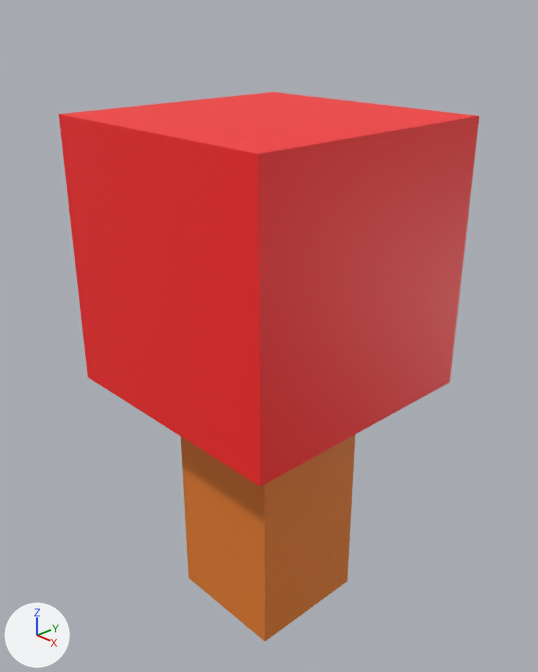
The Blender file assets/models/tingo/Blender/Antenna.blend as it was, and as the next commit left it.
Camera for both pictures: a 50 mm camera at (0.757, -0.71, 0.938) aimed at (-0.005, 0.008, 0.471). Arrows for +X, +Y and +Z are at lower left; the lights stay in place. The first picture is the older version.
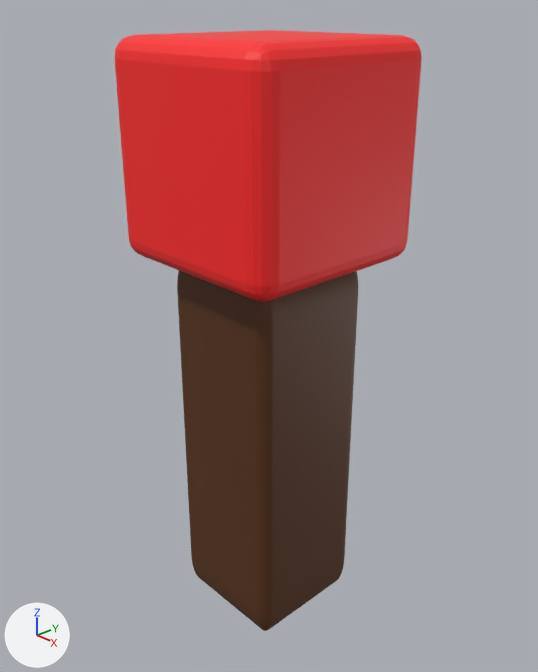
Changed parts and their boxes [x1, y1, x2, y2] in the pictures (538 x 672 px):
'Cube.001', rescaled, moved, modifiers changed (27% narrower, 31% shorter)
    before: [59, 92, 479, 487]
    after: [115, 30, 422, 301]
'Cube', recoloured, rescaled, modifiers changed (orange to brown)
    before: [181, 435, 355, 641]
    after: [177, 271, 358, 631]

Edits to the bpy script that builds the scene:
```text
Change mat_material:
    mat_material.base_color: (0.799, 0.212, 0.0242) -> (0.0993, 0.0305, 0.0054)  # orange #e77f2b -> brown #593111
Change ob_cube:
    ob_cube.scale: (0.1, 0.1, 0.2) -> (0.1, 0.1, 0.3)
    add _m = ob_cube.modifiers.new('Bevel', 'BEVEL')
    add _m.width = 0.18
    add _m.width_pct = 0.18
    add _m.segments = 37
Change ob_cube_001:
    ob_cube_001.matrix_parent_inverse: Matrix(((10.0, 0.0, 0.0, 0.0), (0.0, 10.0, 0.0, 0.0), (0.0, 0.0, 5.0, 1.0), (0.0, 0.0, 0.0, 1.0))) -> Matrix(((10.0, 0.0, 0.0, 0.0), (0.0, 10.0, 0.0, 0.0), (0.0, 0.0, 3.333, 0.0), (0.0, 0.0, 0.0, 1.0)))
    ob_cube_001.location: (0.0, 0.0, 0.4) -> (0.0, 0.0, 0.75)
    ob_cube_001.scale: (0.2, 0.2, 0.2) -> (0.15, 0.15, 0.15)
    add _m = ob_cube_001.modifiers.new('Bevel', 'BEVEL')
    add _m.width = 0.19
    add _m.width_pct = 0.19
    add _m.segments = 4
```
